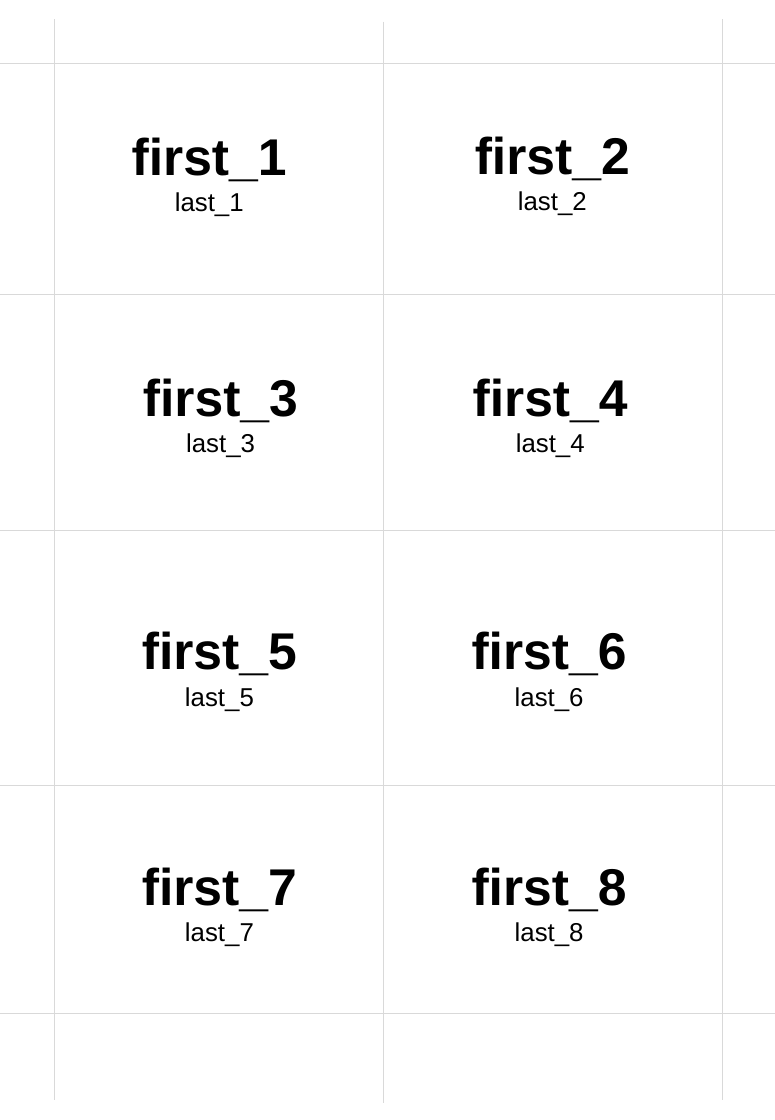
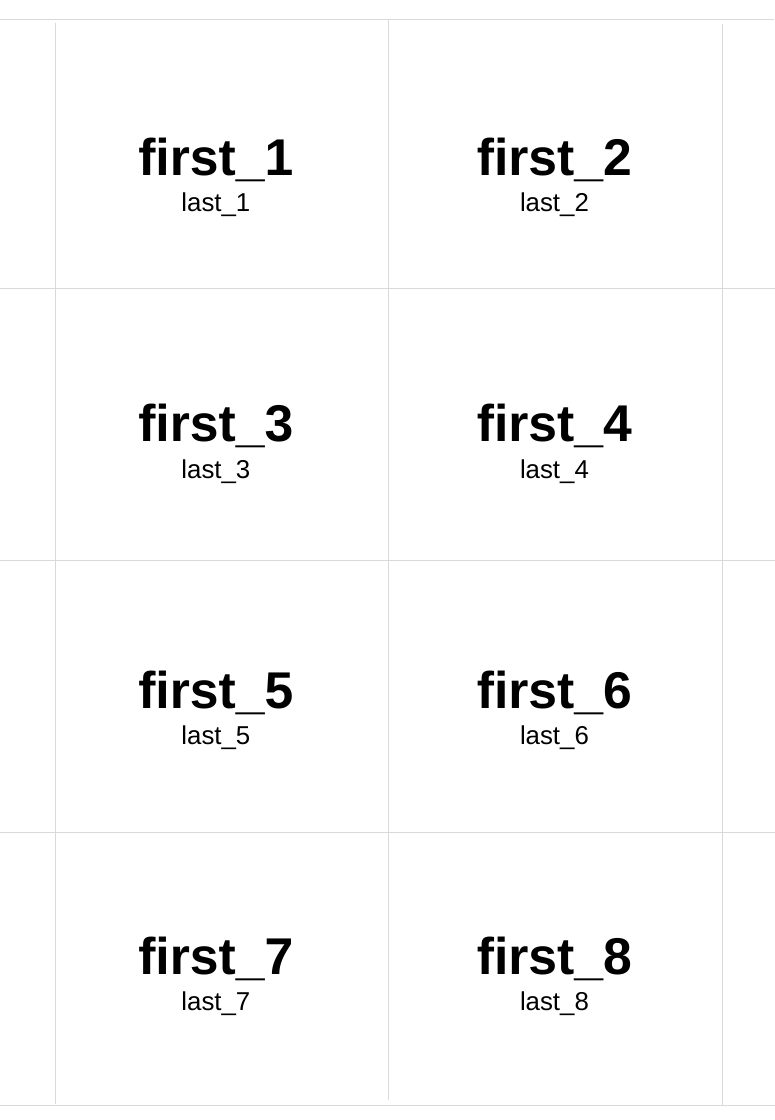
Before and after one commit to tdashworth/name-badge-automater, a slide deck: slide 1 of Blazor/wwwroot/downloads/Name Badges Template.pptx. Drawn at 775x1120 pixels with LibreOffice and Linux fonts; fonts in the diff are those of the drawing. Boxes give left, top, right and bottom in pixels: in the first picture for what was removed or moved away, otherwise in the second. Text is boxed around its words. In the diff, an @@ line names an element or a change of style, - is before the commit and + after.

Commit message:
fix: badge alignment in template file

```diff
--- a/Blazor/wwwroot/downloads/Name Badges Template.pptx
+++ b/Blazor/wwwroot/downloads/Name Badges Template.pptx
@@ line moved from (775, 63) - (0, 63) to (774, 20) - (0, 20) @@
@@ line moved from (54, 20) - (54, 1099) to (56, 23) - (56, 1104) @@
@@ line moved from (383, 22) - (383, 1103) to (389, 20) - (389, 1099) @@
@@ line moved from (722, 20) - (722, 1099) to (722, 24) - (722, 1105) @@
@@ text "first_1": place and size @@
-text "first_1" at (132,137,287,216)
+text "first_1" at (138,137,293,216)
@@ line moved from (775, 294) - (0, 294) to (775, 288) - (0, 288) @@
@@ text "first_3": place and size @@
-text "first_3" at (143,378,298,457)
+text "first_3" at (138,403,293,483)
@@ text "first_4": place and size @@
-text "first_4" at (473,378,628,457)
+text "first_4" at (477,403,632,483)
@@ line moved from (775, 530) - (0, 530) to (775, 560) - (0, 560) @@
@@ text "first_5": place and size @@
-text "first_5" at (142,631,297,711)
+text "first_5" at (138,670,293,749)
@@ text "first_6": place and size @@
-text "first_6" at (472,631,627,711)
+text "first_6" at (477,670,632,749)
@@ line moved from (775, 785) - (0, 785) to (775, 832) - (0, 832) @@
@@ text "first_7": place and size @@
-text "first_7" at (142,867,297,946)
+text "first_7" at (138,936,293,1015)
@@ text "first_8": place and size @@
-text "first_8" at (472,867,627,946)
+text "first_8" at (477,936,632,1015)
@@ line moved from (775, 1013) - (0, 1013) to (775, 1105) - (0, 1105) @@
```
